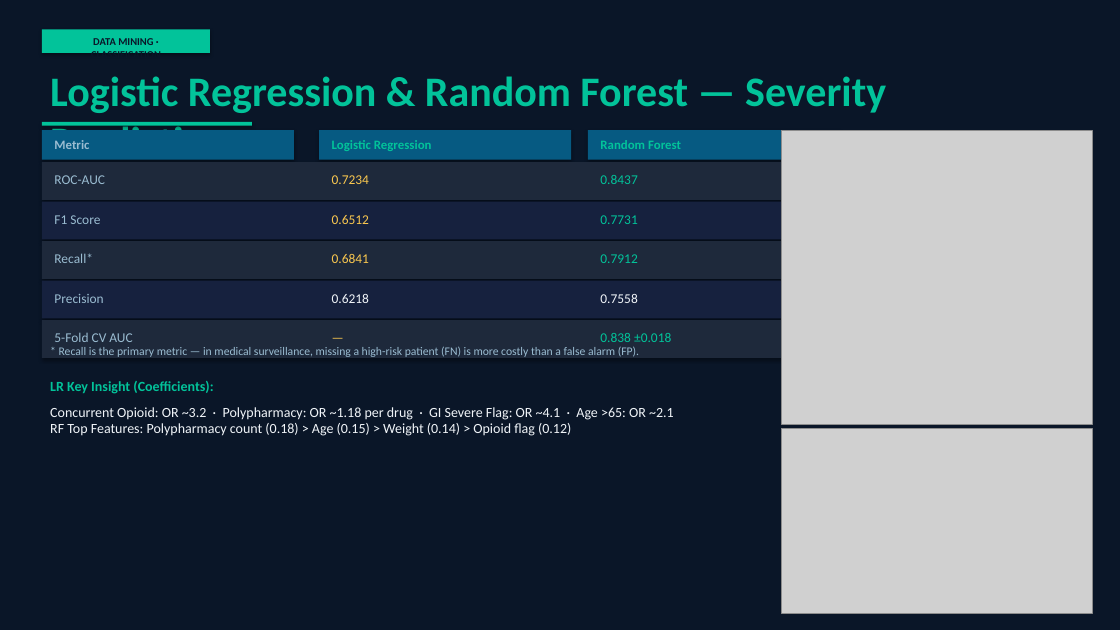
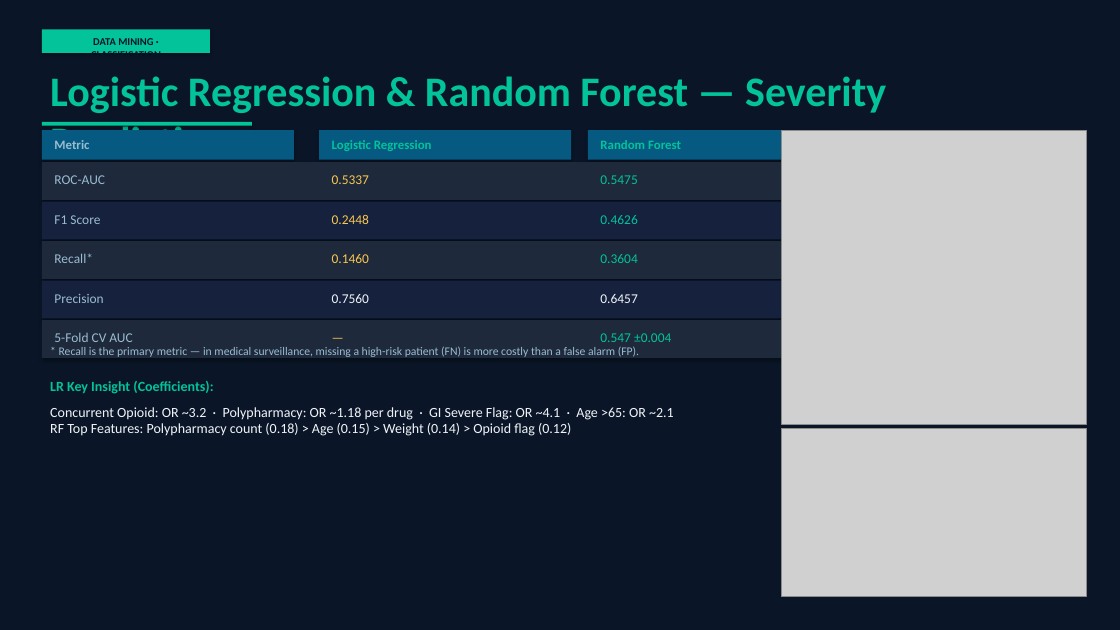
Before and after one commit to anu-myadala/drugshealth, a slide deck: slide 10 of reports/GLP1_FAERS_Presentation.pptx. Drawn at 1120x630 pixels with LibreOffice and Linux fonts; fonts in the diff are those of the drawing; grey boxes stand for pictures. Boxes give left, top, right and bottom in pixels: in the first picture for what was removed or moved away, otherwise in the second. Text is boxed around its words. In the diff, an @@ line names an element or a change of style, - is before the commit and + after.

```diff
--- a/reports/GLP1_FAERS_Presentation.pptx
+++ b/reports/GLP1_FAERS_Presentation.pptx
@@ picture: place and size @@
-picture at bbox=[781, 130, 1092, 424]
+picture at bbox=[781, 130, 1086, 424]
@@ text at bbox=[332, 175, 369, 184]: text changed @@
-0.7234
+0.5337
@@ text at bbox=[600, 175, 637, 184]: text changed @@
-0.8437
+0.5475
@@ text at bbox=[332, 215, 369, 224]: text changed @@
-0.6512
+0.2448
@@ text at bbox=[600, 215, 637, 224]: text changed @@
-0.7731
+0.4626
@@ text at bbox=[332, 254, 369, 263]: text changed @@
-0.6841
+0.1460
@@ text at bbox=[600, 254, 637, 263]: text changed @@
-0.7912
+0.3604
@@ text at bbox=[332, 294, 369, 303]: text changed @@
-0.6218
+0.7560
@@ text at bbox=[600, 294, 637, 303]: text changed @@
-0.7558
+0.6457
@@ text at bbox=[600, 333, 671, 342]: text changed @@
-0.838 ±0.018
+0.547 ±0.004
@@ picture: place and size @@
-picture at bbox=[781, 429, 1092, 613]
+picture at bbox=[781, 429, 1086, 597]
```
Also in this commit, not shown: 4 other slides changed, 17 other files.
